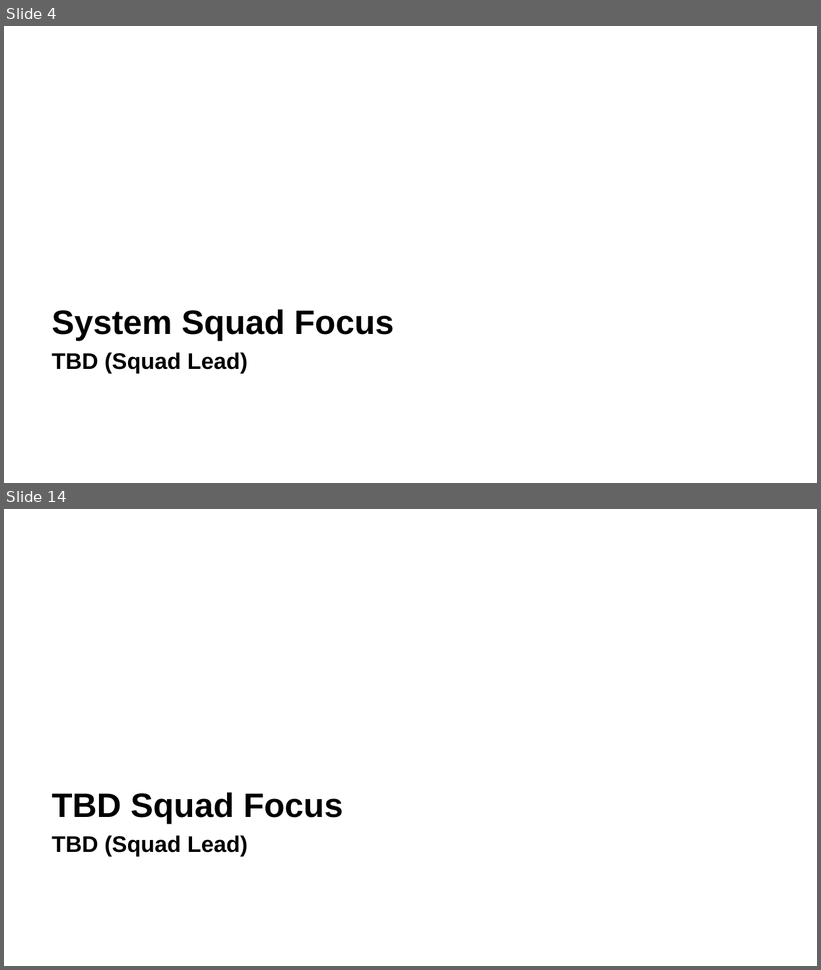
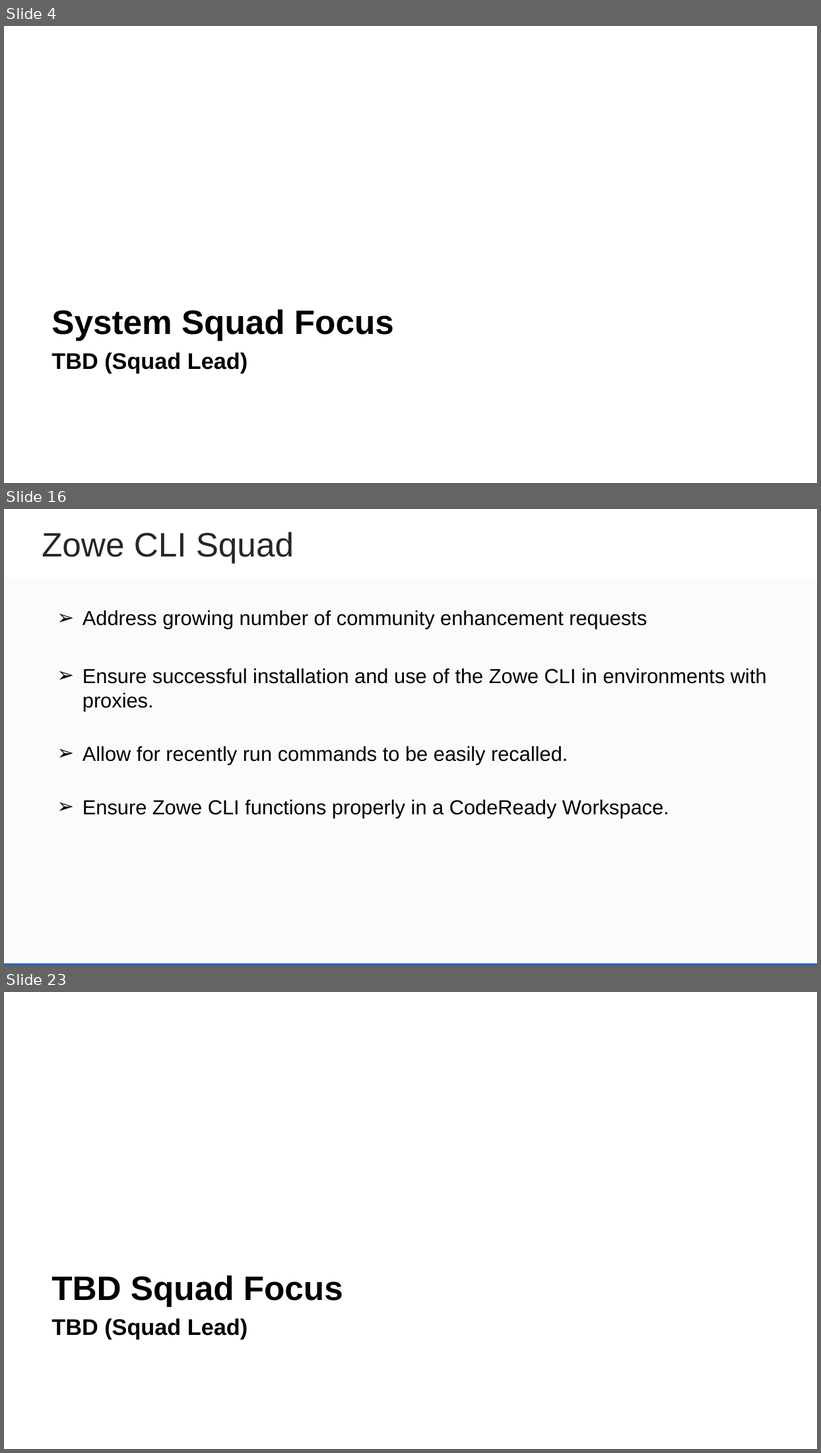
Before and after one commit to zowe/community, a slide deck: Project Management/PI Planning/20PI4 Planning/Zowe Community Squad Focus for 20PI4.pptx. Shown one above the other, each under a label of ours: slides 4 and 14 before the commit, slides 4, 16 and 23 after it; the slides between them are not shown. The pictures are 821x970 and 821x1453 pixels, drawn with LibreOffice and Linux fonts; fonts in the diff are those of the drawing; background and template pictures are left out. Boxes give left, top, right and bottom in pixels: in the first picture for what was removed or moved away, otherwise in the second. Text is boxed around its words. In the diff, an @@ line names an element or a change of style, - is before the commit and + after.

Commit message:
Add CLI and Onboarding Squad Proposed Objectives

```diff
--- a/Project Management/PI Planning/20PI4 Planning/Zowe Community Squad Focus for 20PI4.pptx
+++ b/Project Management/PI Planning/20PI4 Planning/Zowe Community Squad Focus for 20PI4.pptx
@@ slide 16 added at <box>4,509,817,966</box>, background #FFFFFF @@
@@ text added at <box>42,531,294,563</box>, 30 pt, text #262626 @@
+Zowe CLI Squad
@@ rectangle added at <box>4,577,817,966</box>, fill #3664AD at 2% opacity @@
@@ text added at <box>83,610,767,818</box>, 18 pt, text #000000 @@
+➢ Address growing number of community enhancement requests
+➢ Ensure successful installation and use of the Zowe CLI in environments with proxies.
+➢ Allow for recently run commands to be easily recalled.
+➢ Ensure Zowe CLI functions properly in a CodeReady Workspace.
@@ rectangle added at <box>4,964,817,966</box>, fill #3664AD @@
@@ what was slide 14 is now slide 23 @@
```
Also in this commit, not shown: 11 slides changed, 8 other slides added.
